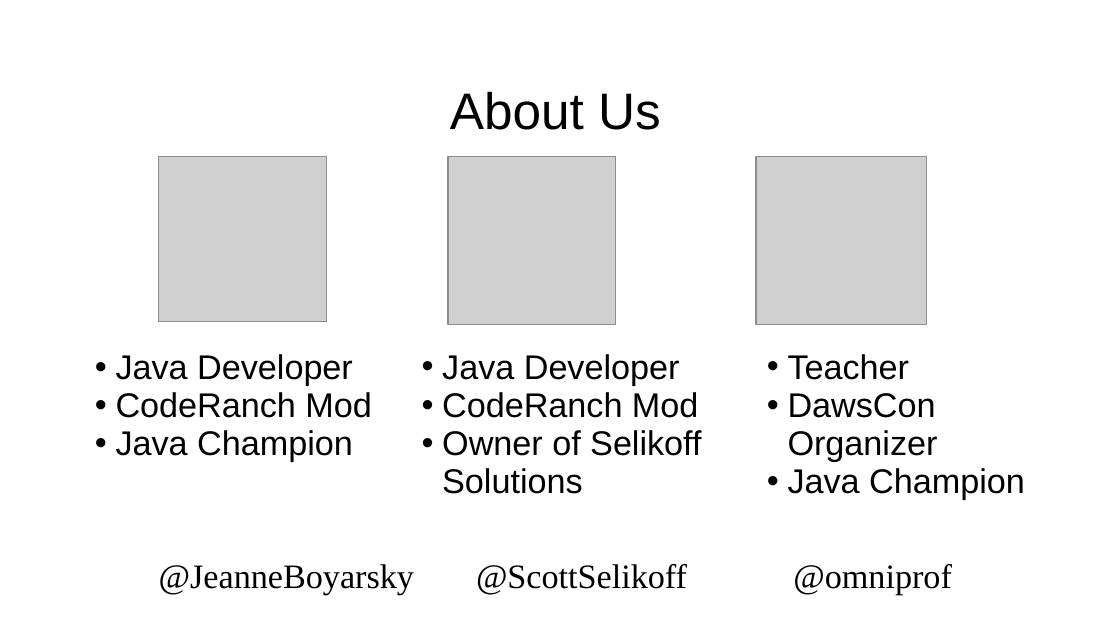
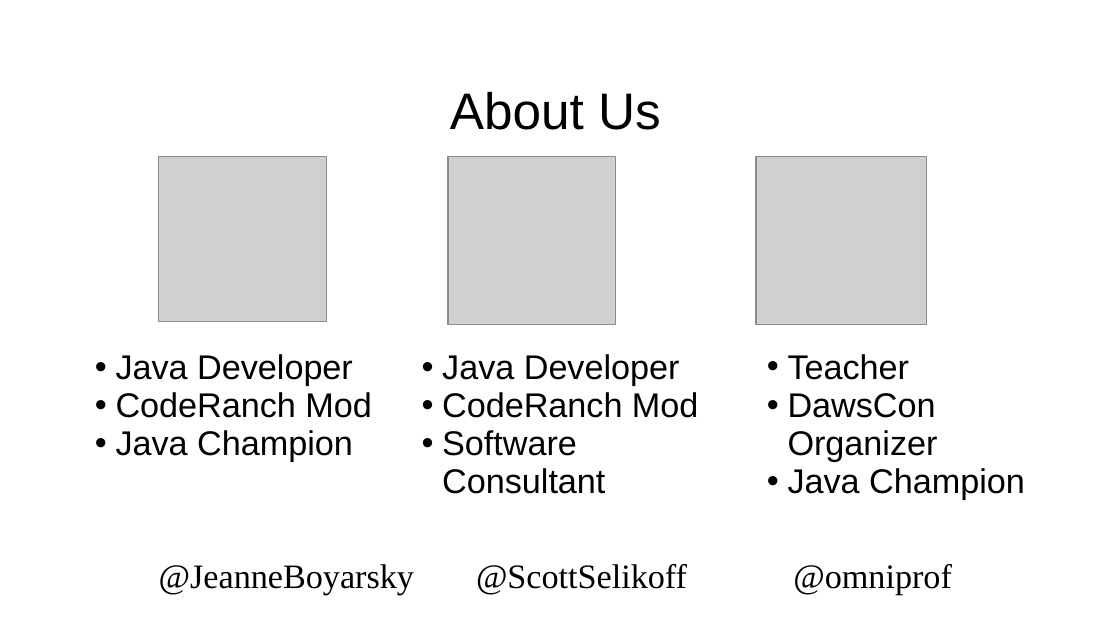
Before and after one commit to boyarsky/2019-oraclecodeone-cert-hol, a slide deck: slide 3 of 2019-OracleCodeOne-HOL.pptx. Drawn at 1120x630 pixels with LibreOffice and Linux fonts; fonts in the diff are those of the drawing; grey boxes stand for pictures; background and template pictures are left out. Boxes give left, top, right and bottom in pixels: in the first picture for what was removed or moved away, otherwise in the second. Text is boxed around its words. In the diff, an @@ line names an element or a change of style, - is before the commit and + after.

```diff
--- a/2019-OracleCodeOne-HOL.pptx
+++ b/2019-OracleCodeOne-HOL.pptx
@@ text at (442,430,605,494): text changed @@
-• Owner of Selikoff Solutions
+• Software Consultant
```
Also in this commit, not shown: 10 other slides changed.
